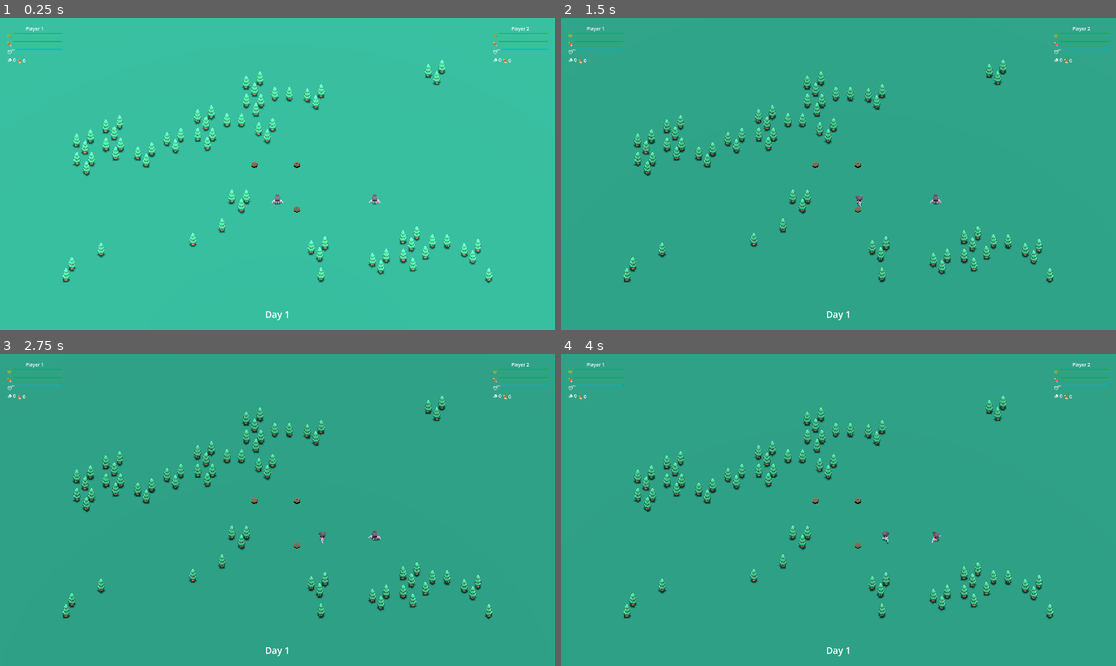
Above: before the commit, frames 1-4 (two rows, left to right).
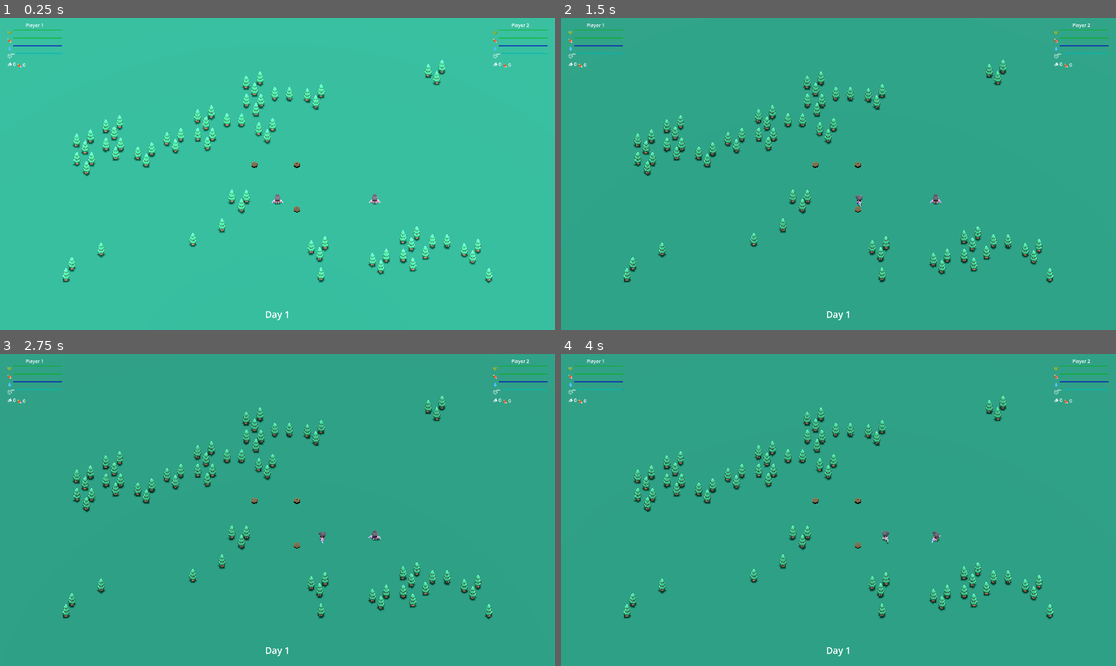
Above: after the commit, the same moments.

Repository: dp-lewis/hands-off-my-berries
Game: Godot game, scene res://levels/level-test.tscn
Same seed, same stepped clock (60 frames per second), same inputs: the game is played once before the commit and once after it.
Inputs (mouse positions are in pixels of both pictures, inside the frame that each line leads up to):
- Up to frame 1 (0.25 s): no input
- Up to frame 2 (1.5 s): tap Enter (ui_accept) at 0.5, 0.77 s; move the mouse to (960, 158) at 0.52 s; hold Right (ui_right) 0.53-1.25 s; tap E (p2_action) at 0.6 s; click (960, 158) at 0.67 s; drag from (727, 189) to (810, 236) at 1.27 s
- Up to frame 3 (2.75 s): tap Enter (ui_accept) at 2 s; move the mouse to (333, 441) at 2.02 s; hold Right (ui_right) from 2.03 s (still down); tap S (p2_down) at 2.1 s
- Up to frame 4 (4 s): release Right (ui_right) at 2.75 s; tap Enter (ui_accept) at 2.75, 3.5, 3.77 s; drag from (810, 572) to (672, 463) at 2.77 s; move the mouse to (1005, 556) at 3.52 s; hold Left (ui_left) from 3.53 s (still down); tap D (p2_right) at 3.6 s

The runs differ from the first frame. In frame 1, 0.7% of the frame differs, in the area x 1-99%, y 1-16%; in frame 2, 0.7%; in frame 3, 0.7%; in frame 4, 0.7%.

Commit message:
feat: Implement thirst meter system with tracking, UI integration, and dehydration mechanics

Diff:
--- a/components/player_survival.gd
+++ b/components/player_survival.gd
@@ -7,6 +7,8 @@
 var max_health: float = 100.0
 var hunger: float = 100.0
 var max_hunger: float = 100.0
+var thirst: float = 100.0
+var max_thirst: float = 100.0
 var tiredness: float = 100.0
 var max_tiredness: float = 100.0
 
@@ -17,9 +19,11 @@
 
 # Survival configuration (export for easy tweaking)
 @export var hunger_decrease_rate: float = 2.0  # Hunger lost per minute
+@export var thirst_decrease_rate: float = 3.0  # Thirst lost per minute (faster than hunger)
 @export var health_decrease_rate: float = 5.0  # Health lost per minute when starving
 @export var auto_eat_threshold: float = 30.0  # Auto-eat when hunger drops below this
 @export var pumpkin_hunger_restore: float = 25.0  # How much hunger pumpkins restore
+@export var water_thirst_restore: float = 40.0  # How much thirst water restores (when implemented)
 
 @export var base_tiredness_rate: float = 3.0  # Base tiredness lost per minute
 @export var walking_tiredness_rate: float = 0.3  # Tiredness lost per second while moving
@@ -33,6 +37,7 @@
 
 # Logging timers (to avoid spam)
 var hunger_log_timer: float = 0.0
+var thirst_log_timer: float = 0.0
 var tiredness_log_timer: float = 0.0
 var health_log_timer: float = 0.0
 
@@ -88,6 +93,7 @@
 func process_survival(delta: float) -> void:
 	"""Main survival processing - call this every frame"""
 	handle_hunger_system(delta)
+	handle_thirst_system(delta)
 	handle_tiredness_system(delta)
 	update_log_timers(delta)
 
@@ -123,6 +129,33 @@
 		if health_log_timer <= 0.0:
 			print("Player ", get_player_id(), " is starving! Health: ", int(health))
 			health_log_timer = 3.0  # Log every 3 seconds when starving
+
+func handle_thirst_system(delta: float):
+	"""Process thirst decrease - similar to hunger but no auto-drink yet"""
+	var was_dehydrated = thirst <= 0.0
+
+	# Decrease thirst over time (convert rate from per-minute to per-second)
+	thirst -= (thirst_decrease_rate / 60.0) * delta
+	thirst = max(thirst, 0.0)
+
+	# Check for dehydration state changes
+	var is_dehydrated_now = thirst <= 0.0
+	if is_dehydrated_now and not was_dehydrated:
+		started_dehydration.emit()
+	elif not is_dehydrated_now and was_dehydrated:
+		stopped_dehydration.emit()
+
+	# Log thirst status occasionally
+	if thirst_log_timer <= 0.0:
+		print("Player ", get_player_id(), " - Thirst: ", int(thirst), "/", int(max_thirst))
+		thirst_log_timer = 5.0  # Log every 5 seconds
+
+	# If thirst reaches 0, start losing health (dehydration is dangerous!)
+	if thirst <= 0.0:
+		take_damage((health_decrease_rate / 60.0) * delta)
+		if health_log_timer <= 0.0:
+			print("Player ", get_player_id(), " is dehydrated! Health: ", int(health))
+			health_log_timer = 3.0  # Log every 3 seconds when dehydrated
 
 func handle_tiredness_system(delta: float):
 	"""Process tiredness changes based on activity and environment"""
@@ -171,6 +204,7 @@
 func update_log_timers(delta: float):
 	"""Update logging timers to prevent spam"""
 	hunger_log_timer = max(hunger_log_timer - delta, 0.0)
+	thirst_log_timer = max(thirst_log_timer - delta, 0.0)
 	tiredness_log_timer = max(tiredness_log_timer - delta, 0.0)
 	health_log_timer = max(health_log_timer - delta, 0.0)
 
@@ -219,6 +253,7 @@
 	"""Respawn the player with full health"""
 	health = max_health
 	hunger = max_hunger
+	thirst = max_thirst
 	tiredness = max_tiredness
 
 	# Reset player position through controller
@@ -228,6 +263,7 @@
 	print("Player ", get_player_id(), " has respawned")
 	health_changed.emit(health, max_health)
 	hunger_changed.emit(hunger, max_hunger)
+	thirst_changed.emit(thirst, max_thirst)
 	tiredness_changed.emit(tiredness, max_tiredness)
 
 # Night and Day System
@@ -293,6 +329,15 @@
 func get_max_hunger() -> float:
 	return max_hunger
 
+func get_thirst() -> float:
+	return thirst
+
+func get_thirst_percentage() -> float:
+	return thirst / max_thirst if max_thirst > 0 else 0.0
+
+func get_max_thirst() -> float:
+	return max_thirst
+
 func get_tiredness() -> float:
 	return tiredness
 
@@ -310,6 +355,9 @@
 
 func is_starving() -> bool:
 	return hunger <= 0.0
+
+func is_dehydrated() -> bool:
+	return thirst <= 0.0
 
 func is_exhausted() -> bool:
 	return tiredness <= 0.0
@@ -320,6 +368,7 @@
 # Signals for UI and other components
 signal health_changed(new_health: float, max_health: float)
 signal hunger_changed(new_hunger: float, max_hunger: float)
+signal thirst_changed(new_thirst: float, max_thirst: float)
 signal tiredness_changed(new_tiredness: float, max_tiredness: float)
 signal player_died
 signal shelter_entered(shelter: Node3D)
@@ -328,6 +377,8 @@
 # Status change signals
 signal started_starving
 signal stopped_starving
+signal started_dehydration
+signal stopped_dehydration
 signal started_exhaustion
 signal stopped_exhaustion
 signal critical_health_warning
--- a/scenes/players/player.gd
+++ b/scenes/players/player.gd
@@ -316,6 +316,16 @@
 		return player_survival.get_hunger_percentage()
 	return 1.0
 
+func get_thirst() -> float:
+	if player_survival:
+		return player_survival.get_thirst()
+	return 100.0
+
+func get_thirst_percentage() -> float:
+	if player_survival:
+		return player_survival.get_thirst_percentage()
+	return 1.0
+
 func get_tiredness() -> float:
 	if player_survival:
 		return player_survival.get_tiredness()
--- a/ui/components/modular_player_ui.gd
+++ b/ui/components/modular_player_ui.gd
@@ -5,6 +5,7 @@
 var player_label: Label
 var health_display: Control
 var hunger_display: Control
+var thirst_display: Control
 var tiredness_display: Control
 var resource_container: VBoxContainer
 
@@ -33,6 +34,10 @@
 	# Hunger display
 	hunger_display = create_stat_display("🍗", "Hunger")
 	main_vbox.add_child(hunger_display)
+
+	# Thirst display
+	thirst_display = create_stat_display("💧", "Thirst")
+	main_vbox.add_child(thirst_display)
 
 	# Tiredness display
 	tiredness_display = create_stat_display("😴", "Tiredness")
@@ -143,6 +148,13 @@
 			progress_bar.value = (target_player.hunger / target_player.max_hunger) * 100
 			update_stat_color(progress_bar, progress_bar.value)
 
+	# Update thirst
+	if thirst_display:
+		var progress_bar = thirst_display.get_meta("progress_bar")
+		if progress_bar:
+			progress_bar.value = target_player.get_thirst_percentage() * 100
+			update_stat_color(progress_bar, progress_bar.value)
+
 	# Update tiredness
 	if tiredness_display:
 		var progress_bar = tiredness_display.get_meta("progress_bar")
--- a/ui/player_ui.gd
+++ b/ui/player_ui.gd
@@ -5,6 +5,7 @@
 var player_label: Label
 var health_bar: ProgressBar
 var hunger_bar: ProgressBar
+var thirst_bar: ProgressBar
 var tiredness_bar: ProgressBar
 var wood_label: Label
 var food_label: Label
@@ -27,6 +28,7 @@
 	print("UI Debug - player_label: ", player_label)
 	print("UI Debug - health_bar: ", health_bar)
 	print("UI Debug - hunger_bar: ", hunger_bar)
+	print("UI Debug - thirst_bar: ", thirst_bar)
 	print("UI Debug - tiredness_bar: ", tiredness_bar)
 	print("UI Debug - wood_label: ", wood_label)
 	print("UI Debug - food_label: ", food_label)
@@ -35,6 +37,7 @@
 	player_label = $VBoxContainer/PlayerLabel
 	health_bar = $VBoxContainer/HealthContainer/HealthBar
 	hunger_bar = $VBoxContainer/HungerContainer/HungerBar
+	thirst_bar = $VBoxContainer/ThirstContainer/ThirstBar
 	tiredness_bar = $VBoxContainer/TirednessContainer/TirednessBar
 	wood_label = $VBoxContainer/InventoryContainer/WoodLabel
 	food_label = $VBoxContainer/InventoryContainer/FoodLabel
@@ -116,6 +119,10 @@
 	if hunger_bar:
 		hunger_bar.value = (target_player.hunger / target_player.max_hunger) * 100
 
+	# Update thirst bar
+	if thirst_bar:
+		thirst_bar.value = target_player.get_thirst_percentage() * 100
+
 	# Update tiredness bar
 	if tiredness_bar:
 		tiredness_bar.value = target_player.get_tiredness_percentage() * 100
@@ -135,6 +142,10 @@
 	# Update hunger bar
 	if hunger_bar:
 		hunger_bar.value = (target_player.hunger / target_player.max_hunger) * 100
+
+	# Update thirst bar
+	if thirst_bar:
+		thirst_bar.value = target_player.get_thirst_percentage() * 100
 
 	# Update tiredness bar
 	if tiredness_bar:
@@ -170,6 +181,15 @@
 		else:
 			hunger_bar.modulate = Color.RED
 
+	# Thirst bar colors
+	if thirst_bar:
+		if thirst_bar.value > 66:
+			thirst_bar.modulate = Color.BLUE
+		elif thirst_bar.value > 33:
+			thirst_bar.modulate = Color.YELLOW
+		else:
+			thirst_bar.modulate = Color.RED
+
 	# Tiredness bar colors
 	if tiredness_bar:
 		if tiredness_bar.value > 66:
--- a/ui/player_ui.tscn
+++ b/ui/player_ui.tscn
@@ -52,6 +52,20 @@
 value = 100.0
 show_percentage = false
 
+[node name="ThirstContainer" type="HBoxContainer" parent="VBoxContainer"]
+layout_mode = 2
+
+[node name="ThirstEmoji" type="Label" parent="VBoxContainer/ThirstContainer"]
+layout_mode = 2
+text = "💧"
+
+[node name="ThirstBar" type="ProgressBar" parent="VBoxContainer/ThirstContainer"]
+layout_mode = 2
+size_flags_horizontal = 3
+max_value = 100.0
+value = 100.0
+show_percentage = false
+
 [node name="TirednessContainer" type="HBoxContainer" parent="VBoxContainer"]
 layout_mode = 2
 
--- a/ui/simple_player_ui.gd
+++ b/ui/simple_player_ui.gd
@@ -14,7 +14,7 @@
 		player_ref.resource_manager.resource_changed.connect(_on_resource_changed)
 
 	if stats_label:
-		stats_label.text = "Player " + str(player.player_id + 1) + "\nHealth: 100\nHunger: 100\nTiredness: 100"
+		stats_label.text = "Player " + str(player.player_id + 1) + "\nHealth: 100\nHunger: 100\nThirst: 100\nTiredness: 100"
 
 func _process(_delta):
 	if player_ref and stats_label:
@@ -23,13 +23,14 @@
 func update_stats():
 	var health_val = int(player_ref.health)
 	var hunger_val = int(player_ref.hunger)
+	var thirst_val = int(player_ref.get_thirst())
 	var tiredness_val = int(player_ref.tiredness)
 
 	# Get resource amounts from ResourceManager
 	var wood_amount = player_ref.resource_manager.get_resource_amount("wood") if player_ref.resource_manager else 0
 	var food_amount = player_ref.resource_manager.get_resource_amount("food") if player_ref.resource_manager else 0
 
-	stats_label.text = "Player " + str(player_ref.player_id + 1) + "\nHealth: " + str(health_val) + "\nHunger: " + str(hunger_val) + "\nTiredness: " + str(tiredness_val) + "\nWood: " + str(wood_amount) + "\nFood: " + str(food_amount)
+	stats_label.text = "Player " + str(player_ref.player_id + 1) + "\nHealth: " + str(health_val) + "\nHunger: " + str(hunger_val) + "\nThirst: " + str(thirst_val) + "\nTiredness: " + str(tiredness_val) + "\nWood: " + str(wood_amount) + "\nFood: " + str(food_amount)
 
 # ResourceManager signal handler for reactive resource updates
 func _on_resource_changed(_resource_type: String, _old_amount: int, _new_amount: int):
Not shown, added: docs/development/thirst-meter-implementation.md
